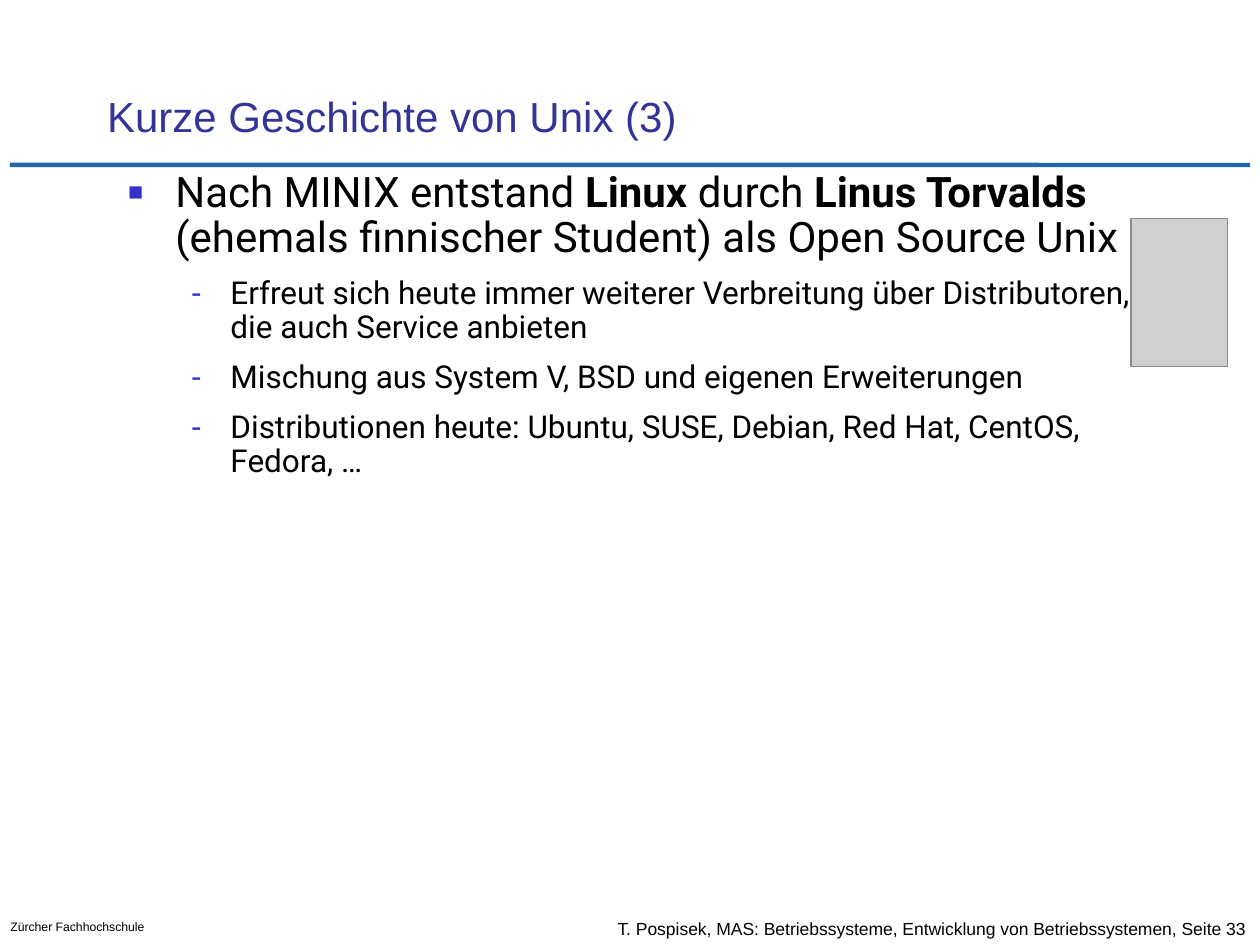
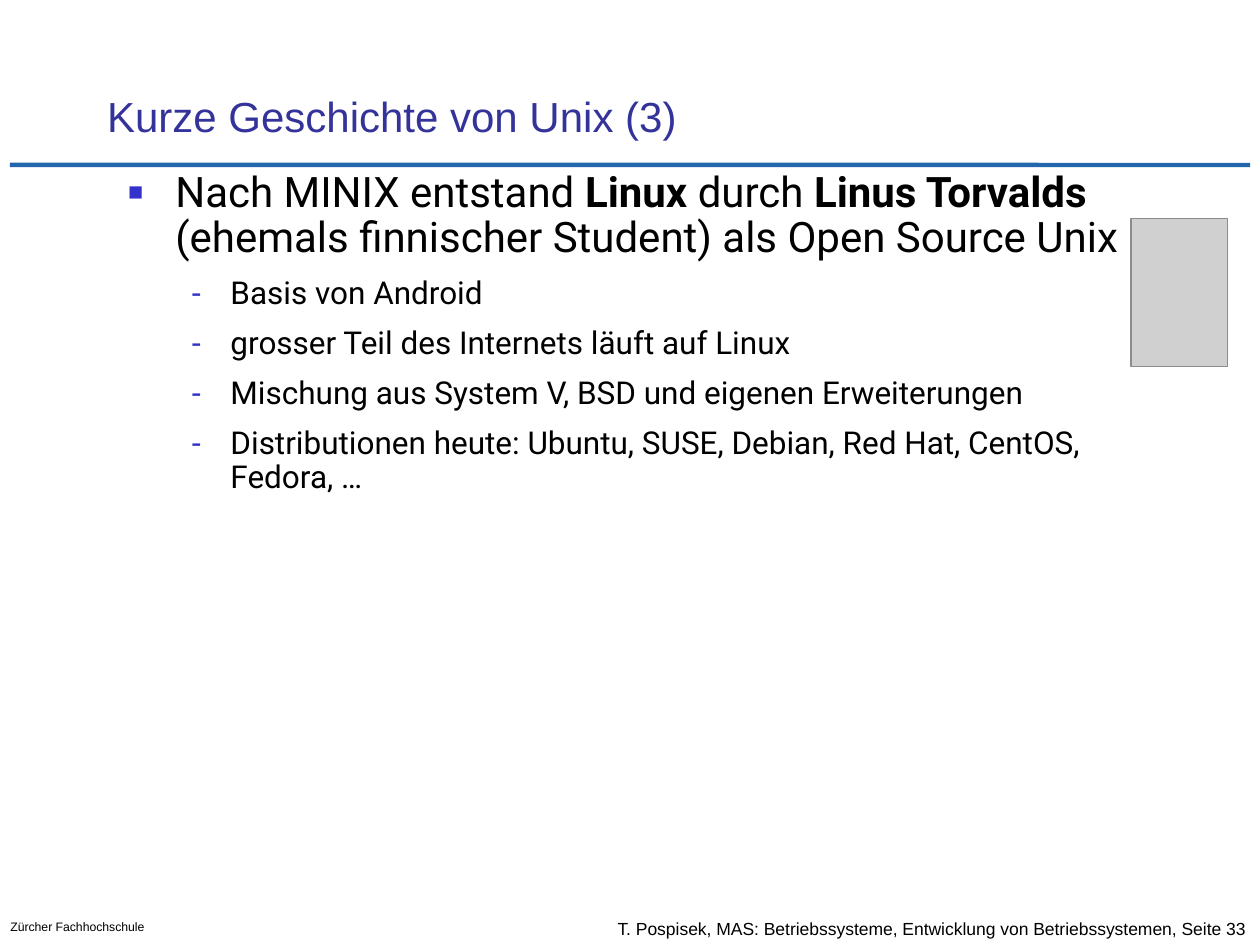
Before and after one commit to tpo/betriebssysteme, a slide deck: slide 33 of 01-2_Entwicklung_von_Betriebssystemen.odp. Drawn at 1260x945 pixels with LibreOffice and Linux fonts; fonts in the diff are those of the drawing; grey boxes stand for pictures; background and template pictures are left out. Boxes give left, top, right and bottom in pixels: in the first picture for what was removed or moved away, otherwise in the second. Text is boxed around its words. In the diff, an @@ line names an element or a change of style, - is before the commit and + after.

Commit message:
diverse kosmetische Änderungen
* Titel der Slides Teilhaber- und Teilnehmerbetrieb mit englischen Ausdruck ergänzt
* S.21 Gründe für Verbreitung eines OS neutraler umformuliert
* S.31 ergänzt, dass Minix als Management Engine OS dient
* S.33 Text ersetzt: Linux als Basis von Androis und Internet OS
* S.37 GitLab als wichtiges Ereignis hinzugefügt

```diff
--- a/01-2_Entwicklung_von_Betriebssystemen.odp
+++ b/01-2_Entwicklung_von_Betriebssystemen.odp
@@ text at (230, 280, 790, 361): text changed @@
-  – Erfreut sich heute immer weiterer Verbreitung über Distributoren, die auch Service anbieten
+  – Basis von Android
+  – grosser Teil des Internets läuft auf Linux
```
Also in this commit, not shown: 6 other slides changed.
